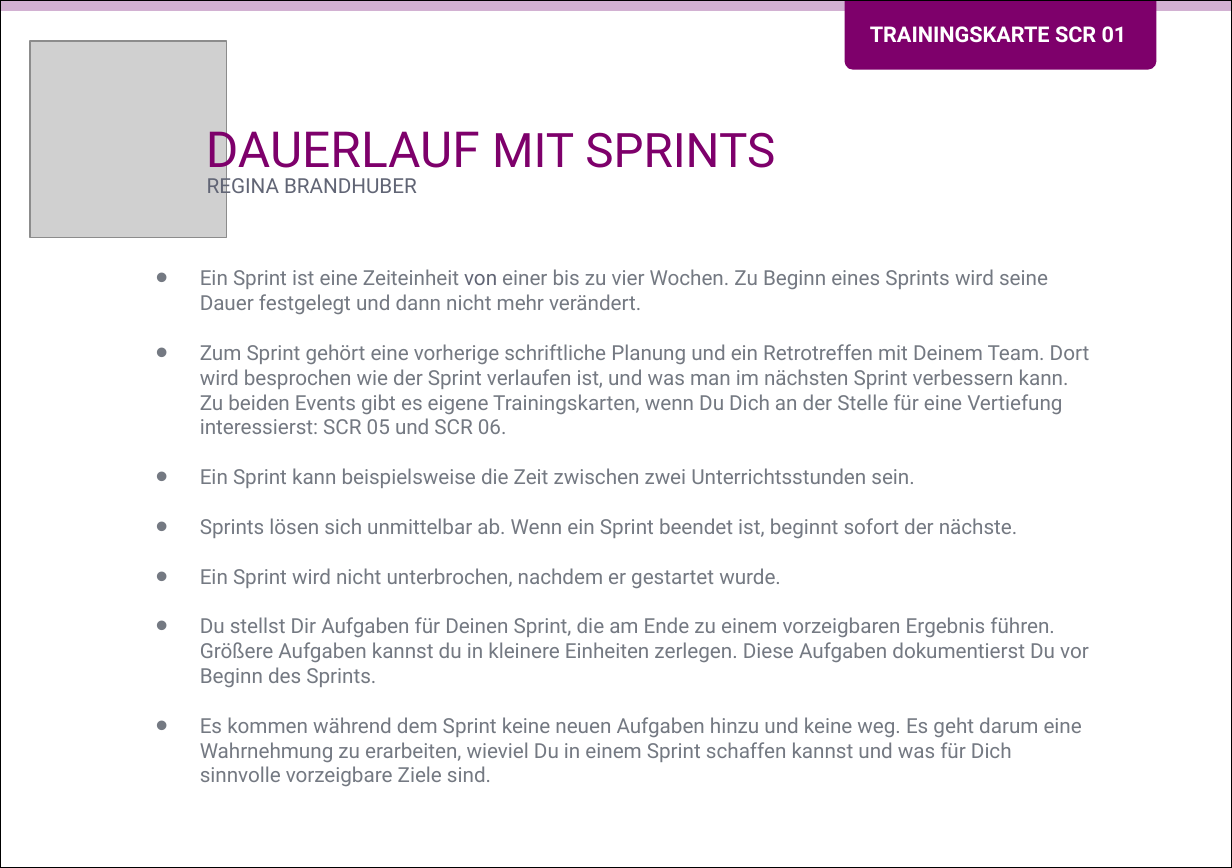
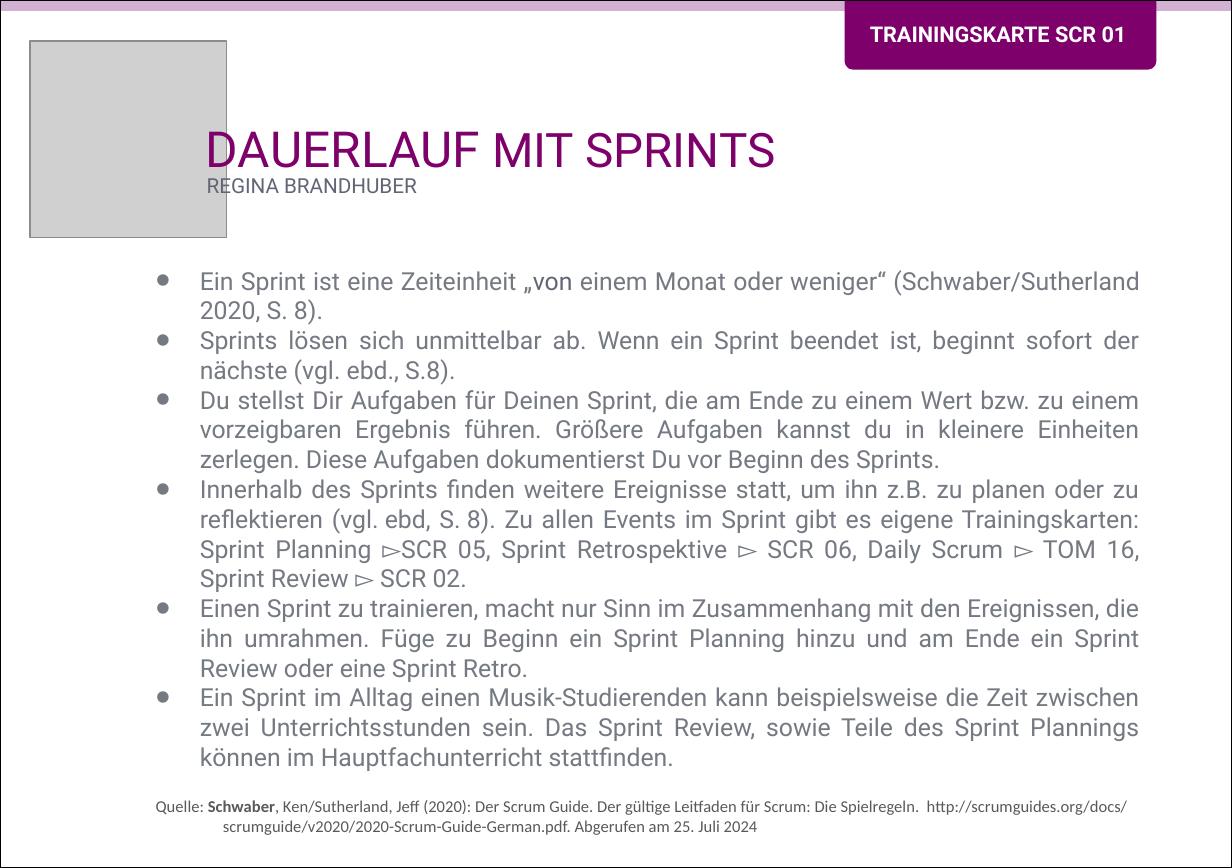
Before and after one commit to Teamtool/training-materials, a slide deck: slide 1 of training-cards/music moves/Scrum (SCR)/ger/apprentice/ger_SCR_01_Dauerlauf_mit_Sprints_MM_A.pptx. Drawn at 1232x868 pixels with LibreOffice and Linux fonts; fonts in the diff are those of the drawing; grey boxes stand for pictures. Boxes give left, top, right and bottom in pixels: in the first picture for what was removed or moved away, otherwise in the second. Text is boxed around its words. In the diff, an @@ line names an element or a change of style, - is before the commit and + after.

Commit message:
SCR 01 und 14 Blocksatz und Quellen

```diff
--- a/training-cards/music moves/Scrum (SCR)/ger/apprentice/ger_SCR_01_Dauerlauf_mit_Sprints_MM_A.pptx
+++ b/training-cards/music moves/Scrum (SCR)/ger/apprentice/ger_SCR_01_Dauerlauf_mit_Sprints_MM_A.pptx
@@ rectangle "Ein Sprint ist eine Zeiteinheit ...": place and size @@
-rectangle "Ein Sprint ist eine Zeiteinheit ..." at [142,258,1110,868]
+rectangle "Ein Sprint ist eine Zeiteinheit ..." at [142,258,1156,868]
@@ text in rectangle at [156,270,1140,835]: text changed; size 10 to 12 pt @@
-• Ein Sprint ist eine Zeiteinheit von einer bis zu vier Wochen. Zu Beginn eines Sprints wird seine Dauer festgelegt und dann nicht mehr verändert.
-• Zum Sprint gehört eine vorherige schriftliche Planung und ein Retrotreffen mit Deinem Team. Dort wird besprochen wie der Sprint verlaufen ist, und was man im nächsten Sprint verbessern kann. Zu beiden Events gibt es eigene Trainingskarten, wenn Du Dich an der Stelle für eine Vertiefung interessierst: SCR 05 und SCR 06.
-• Ein Sprint kann beispielsweise die Zeit zwischen zwei Unterrichtsstunden sein.
-• Sprints lösen sich unmittelbar ab. Wenn ein Sprint beendet ist, beginnt sofort der nächste.
-• Ein Sprint wird nicht unterbrochen, nachdem er gestartet wurde.
-• Du stellst Dir Aufgaben für Deinen Sprint, die am Ende zu einem vorzeigbaren Ergebnis führen. Größere Aufgaben kannst du in kleinere Einheiten zerlegen. Diese Aufgaben dokumentierst Du vor Beginn des Sprints.
-• Es kommen während dem Sprint keine neuen Aufgaben hinzu und keine weg. Es geht darum eine Wahrnehmung zu erarbeiten, wieviel Du in einem Sprint schaffen kannst und was für Dich sinnvolle vorzeigbare Ziele sind.
+• Ein Sprint ist eine Zeiteinheit „von einem Monat oder weniger“ (Schwaber/Sutherland 2020, S. 8).
+• Sprints lösen sich unmittelbar ab. Wenn ein Sprint beendet ist, beginnt sofort der nächste (vgl. ebd., S.8).
+• Du stellst Dir Aufgaben für Deinen Sprint, die am Ende zu einem Wert bzw. zu einem vorzeigbaren Ergebnis führen. Größere Aufgaben kannst du in kleinere Einheiten zerlegen. Diese Aufgaben dokumentierst Du vor Beginn des Sprints.
+• Innerhalb des Sprints finden weitere Ereignisse statt, um ihn z.B. zu planen oder zu reflektieren (vgl. ebd, S. 8). Zu allen Events im Sprint gibt es eigene Trainingskarten: Sprint Planning ▻SCR 05, Sprint Retrospektive ▻ SCR 06, Daily Scrum ▻ TOM 16, Sprint Review ▻ SCR 02.
+• Einen Sprint zu trainieren, macht nur Sinn im Zusammenhang mit den Ereignissen, die ihn umrahmen. Füge zu Beginn ein Sprint Planning hinzu und am Ende ein Sprint Review oder eine Sprint Retro.
+• Ein Sprint im Alltag einen Musik-Studierenden kann beispielsweise die Zeit zwischen zwei Unterrichtsstunden sein. Das Sprint Review, sowie Teile des Sprint Plannings können im Hauptfachunterricht stattfinden.
+Quelle: Schwaber, Ken/Sutherland, Jeff (2020): Der Scrum Guide. Der gültige Leitfaden für Scrum: Die Spielregeln. http://scrumguides.org/docs/
+scrumguide/v2020/2020-Scrum-Guide-German.pdf. Abgerufen am 25. Juli 2024
```
Also in this commit, not shown: 1 other slide changed, 3 other files.
